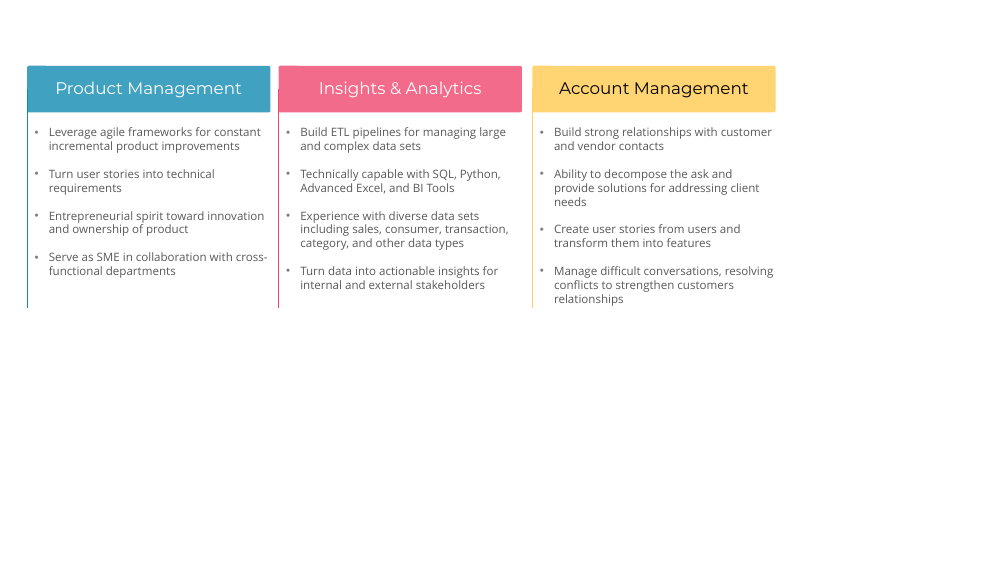
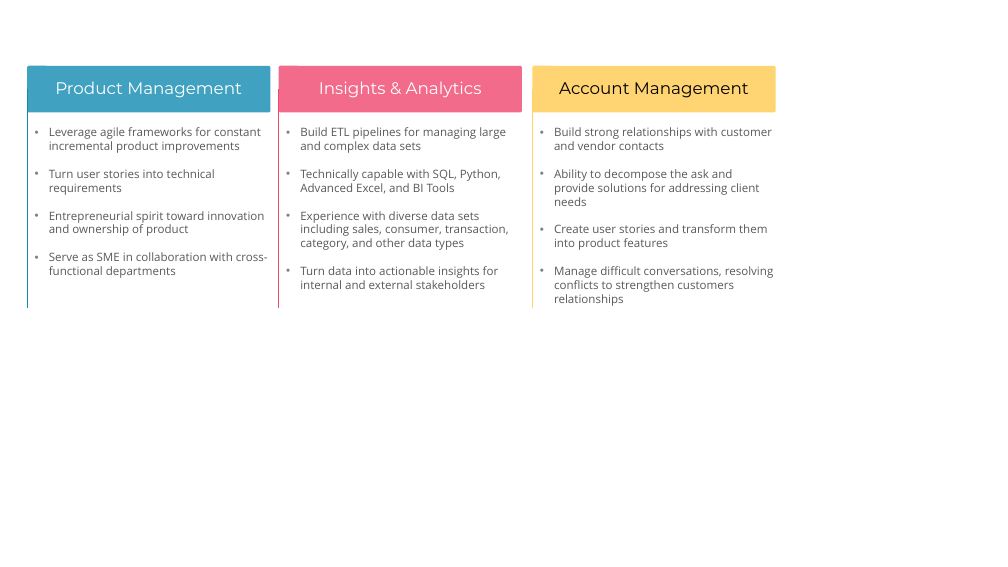
Before and after one commit to admiral810/admiral810.github.io, a slide deck: slide 3 of images/Images Creations (Venn Tools).pptx. Drawn at 1008x567 pixels with LibreOffice and Linux fonts; fonts in the diff are those of the drawing. Boxes give left, top, right and bottom in pixels: in the first picture for what was removed or moved away, otherwise in the second. Text is boxed around its words. In the diff, an @@ line names an element or a change of style, - is before the commit and + after.

```diff
--- a/images/Images Creations (Venn Tools).pptx
+++ b/images/Images Creations (Venn Tools).pptx
@@ text at bbox=[554, 224, 767, 250]: text changed @@
-• Create user stories from users and transform them into features
+• Create user stories and transform them into product features
```
Also in this commit, not shown: 1 other file.
